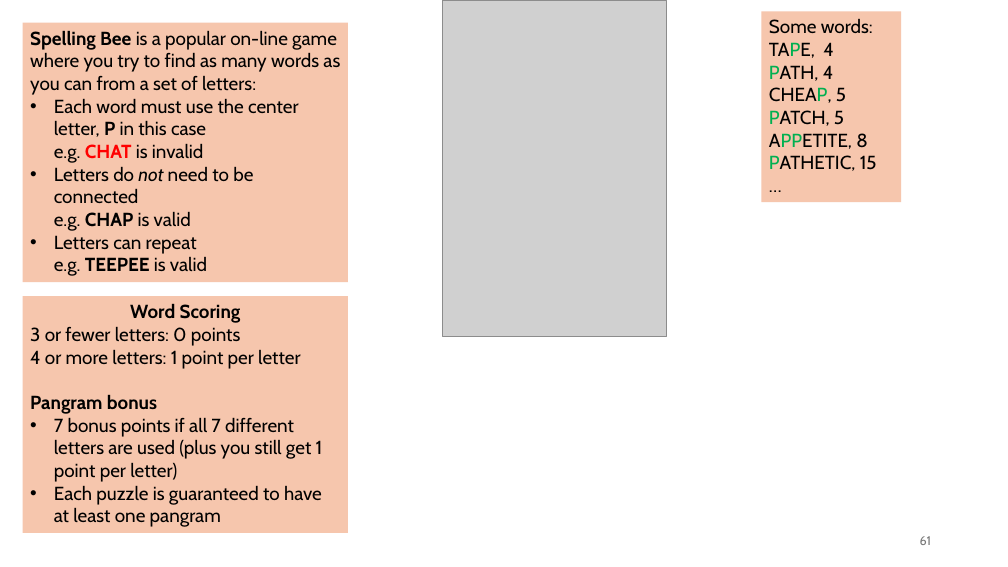
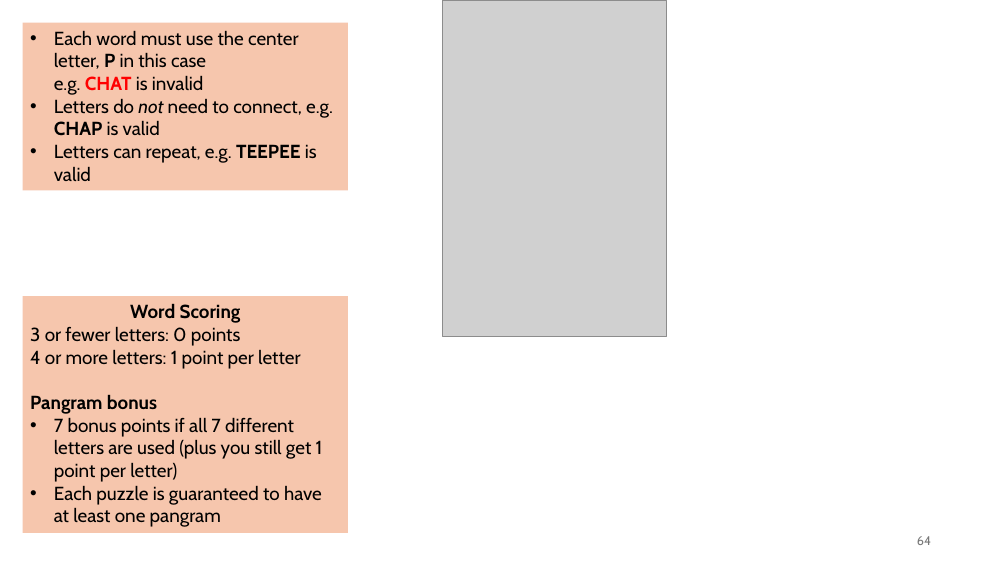
Before and after one commit to tjd1234/cmpt120spring2026, a slide deck: slide 64 of lecture_notes/chapter7/chapter7.pptx (slide 61 before the commit). Drawn at 1008x567 pixels with LibreOffice and Linux fonts; fonts in the diff are those of the drawing; grey boxes stand for pictures. Boxes give left, top, right and bottom in pixels: in the first picture for what was removed or moved away, otherwise in the second. Text is boxed around its words. In the diff, an @@ line names an element or a change of style, - is before the commit and + after.

```diff
--- a/lecture_notes/chapter7/chapter7.pptx
+++ b/lecture_notes/chapter7/chapter7.pptx
@@ rectangle "Each word must use the ...": place and size @@
-rectangle "Each word must use the ..." at [23,23,348,282]
+rectangle "Each word must use the ..." at [23,23,348,191]
@@ rectangle removed at [761,11,901,202] @@
-Some words:
-TAPE, 4
-PATH, 4
-CHEAP, 5
-PATCH, 5
-APPETITE, 8
-PATHETIC, 15
-…
@@ text in rectangle at [30,30,340,95]: paragraph removed @@
-Spelling Bee is a popular on-line game where you try to find as many words as you can from a set of letters:
@@ text in rectangle at [54,98,333,182]: text changed @@
-• Letters do not need to be connected
-  e.g. CHAP is valid
-• Letters can repeat
-  e.g. TEEPEE is valid
+• Letters do not need to connect, e.g. CHAP is valid
+• Letters can repeat, e.g. TEEPEE is valid
@@ page number at [917,536,931,545]: text changed @@
-61
+64
```
Also in this commit, not shown: 18 other slides changed, 6 slides added, 2 other files.
